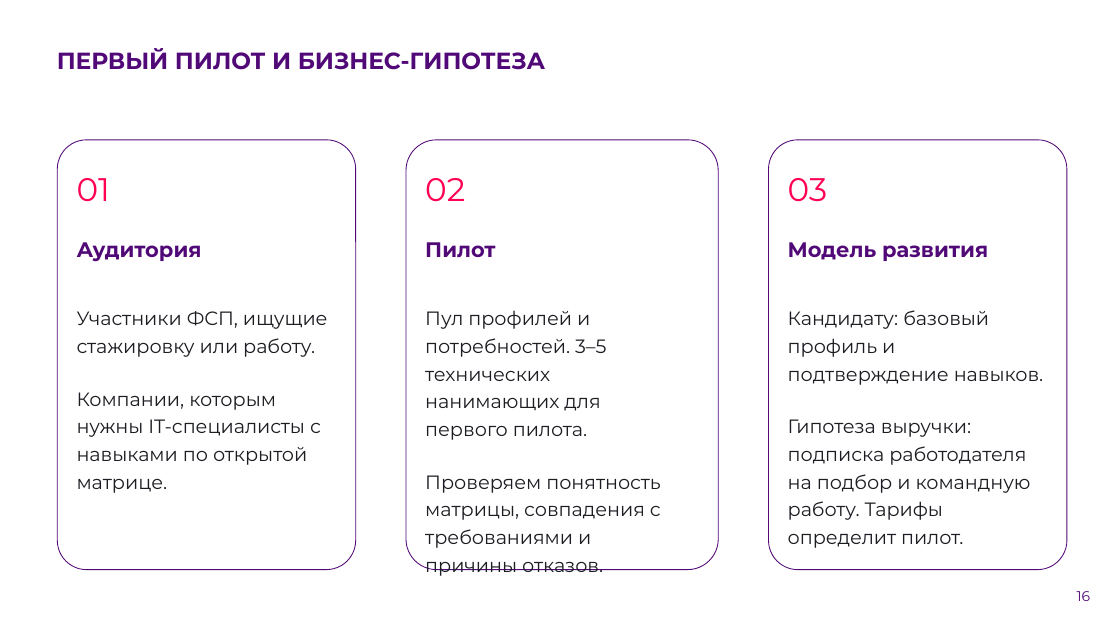
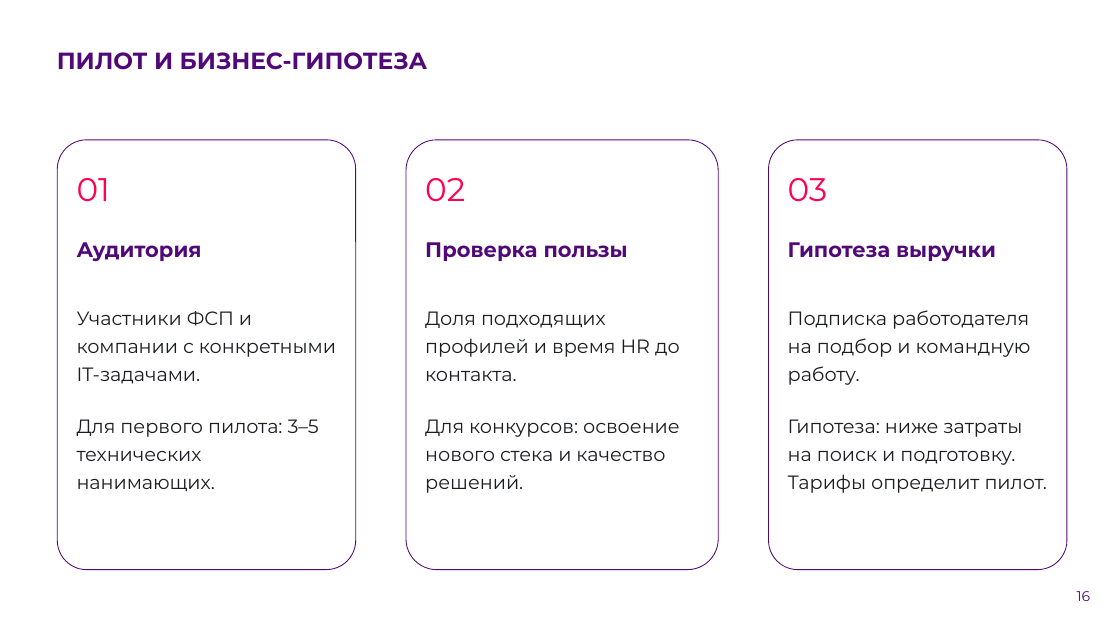
Before and after one commit to Headmast/FSP, a slide deck: slide 16 of doc/presentation/trudyazhki-fsp.pptx. Drawn at 1120x630 pixels with LibreOffice and Linux fonts; fonts in the diff are those of the drawing; background and template pictures are left out. Boxes give left, top, right and bottom in pixels: in the first picture for what was removed or moved away, otherwise in the second. Text is boxed around its words. In the diff, an @@ line names an element or a change of style, - is before the commit and + after.

```diff
--- a/doc/presentation/trudyazhki-fsp.pptx
+++ b/doc/presentation/trudyazhki-fsp.pptx
@@ text at (57,52,427,70): text changed @@
-ПЕРВЫЙ ПИЛОТ И БИЗНЕС-ГИПОТЕЗА
+ПИЛОТ И БИЗНЕС-ГИПОТЕЗА
@@ text at (425,242,628,261): text changed @@
-Пилот
+Проверка пользы
@@ text at (788,242,996,262): text changed @@
-Модель развития
+Гипотеза выручки
@@ text at (77,311,336,492): text changed @@
-Участники ФСП, ищущие стажировку или работу.
-Компании, которым нужны IT-специалисты с навыками по открытой матрице.
+Участники ФСП и компании с конкретными IT-задачами.
+Для первого пилота: 3–5 технических нанимающих.
@@ text at (425,311,680,493): text changed @@
-Пул профилей и потребностей. 3–5 технических нанимающих для первого пилота.
-Проверяем понятность матрицы, совпадения с требованиями и причины отказов.
+Доля подходящих профилей и время HR до контакта.
+Для конкурсов: освоение нового стека и качество решений.
@@ text at (788,310,1047,493): text changed @@
-Кандидату: базовый профиль и подтверждение навыков.
-Гипотеза выручки: подписка работодателя на подбор и командную работу. Тарифы определит пилот.
+Подписка работодателя на подбор и командную работу.
+Гипотеза: ниже затраты на поиск и подготовку. Тарифы определит пилот.
```
Also in this commit, not shown: 5 other slides changed, 2 slides added, 2 slides removed, 7 other files.
